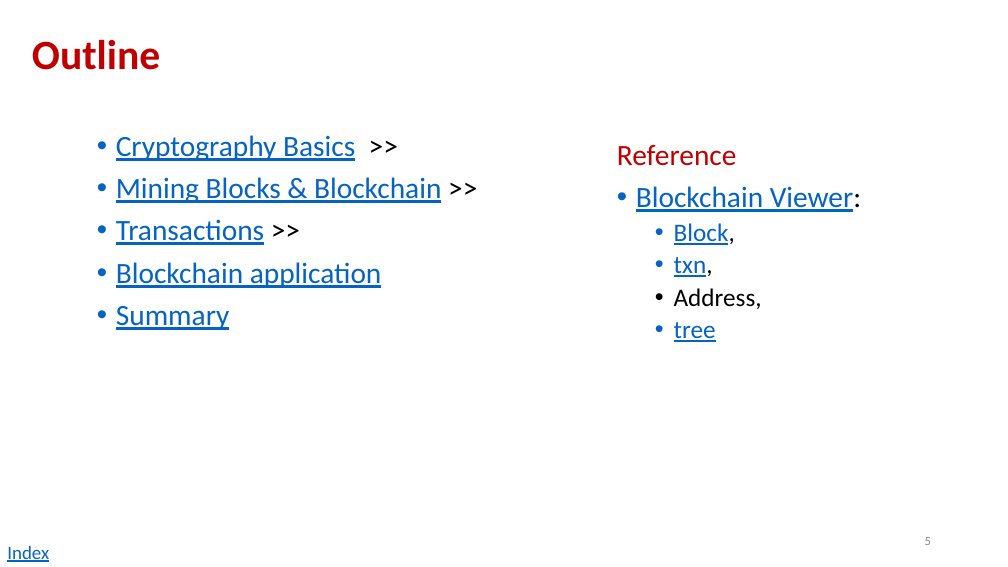
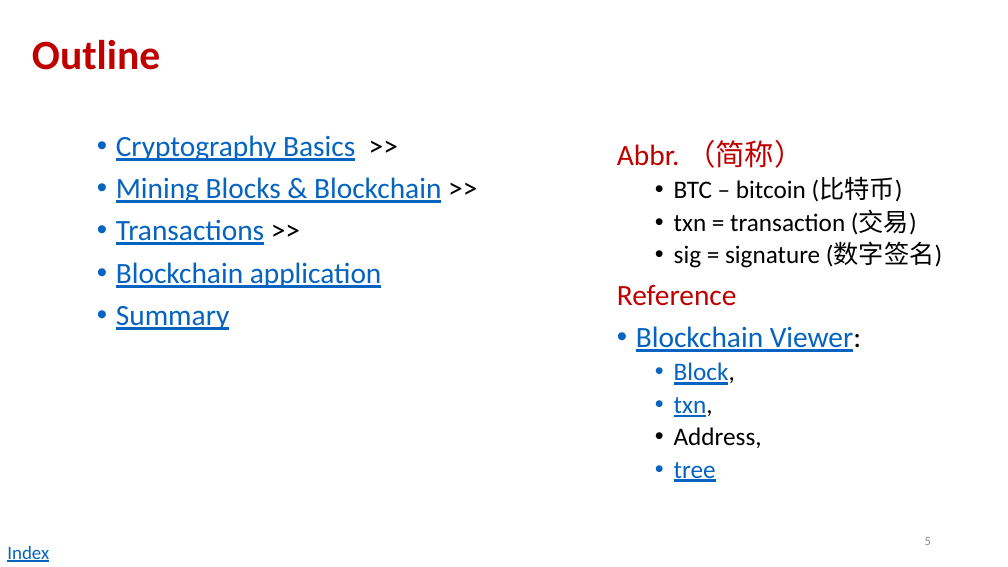
Before and after one commit to andyplusplus/blockchain, a slide deck: slide 5 of how_bitcoin_works/home.pptx. Drawn at 1008x567 pixels with LibreOffice and Linux fonts; fonts in the diff are those of the drawing. Boxes give left, top, right and bottom in pixels: in the first picture for what was removed or moved away, otherwise in the second. Text is boxed around its words. In the diff, an @@ line names an element or a change of style, - is before the commit and + after.

```diff
--- a/how_bitcoin_works/home.pptx
+++ b/how_bitcoin_works/home.pptx
@@ text at (617,140,942,268): paragraphs added @@
+Abbr. （简称）
+  • BTC – bitcoin (比特币)
+  • txn = transaction (交易)
+  • sig = signature (数字签名)
```
Also in this commit, not shown: 7 other files.
